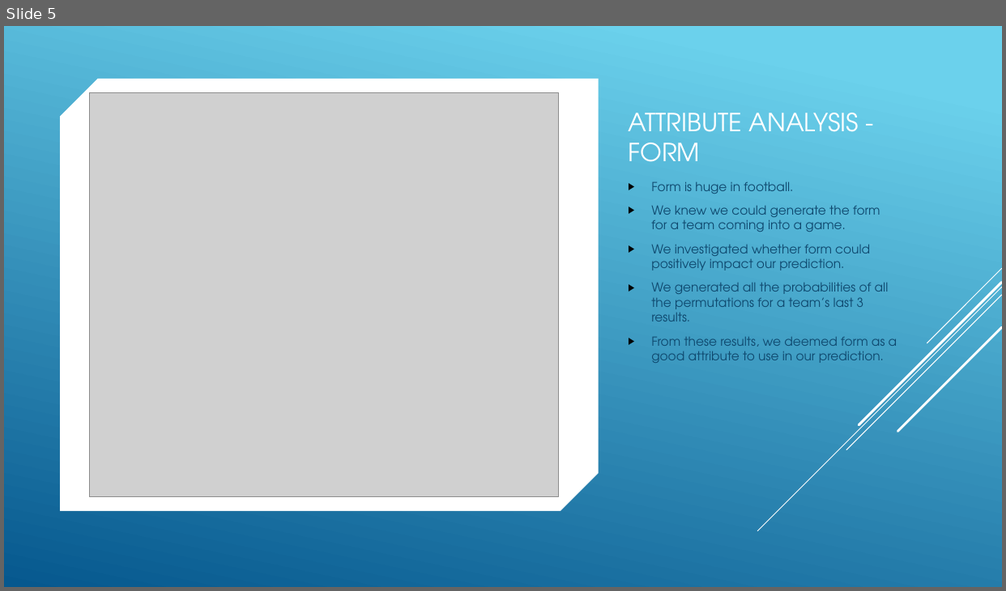
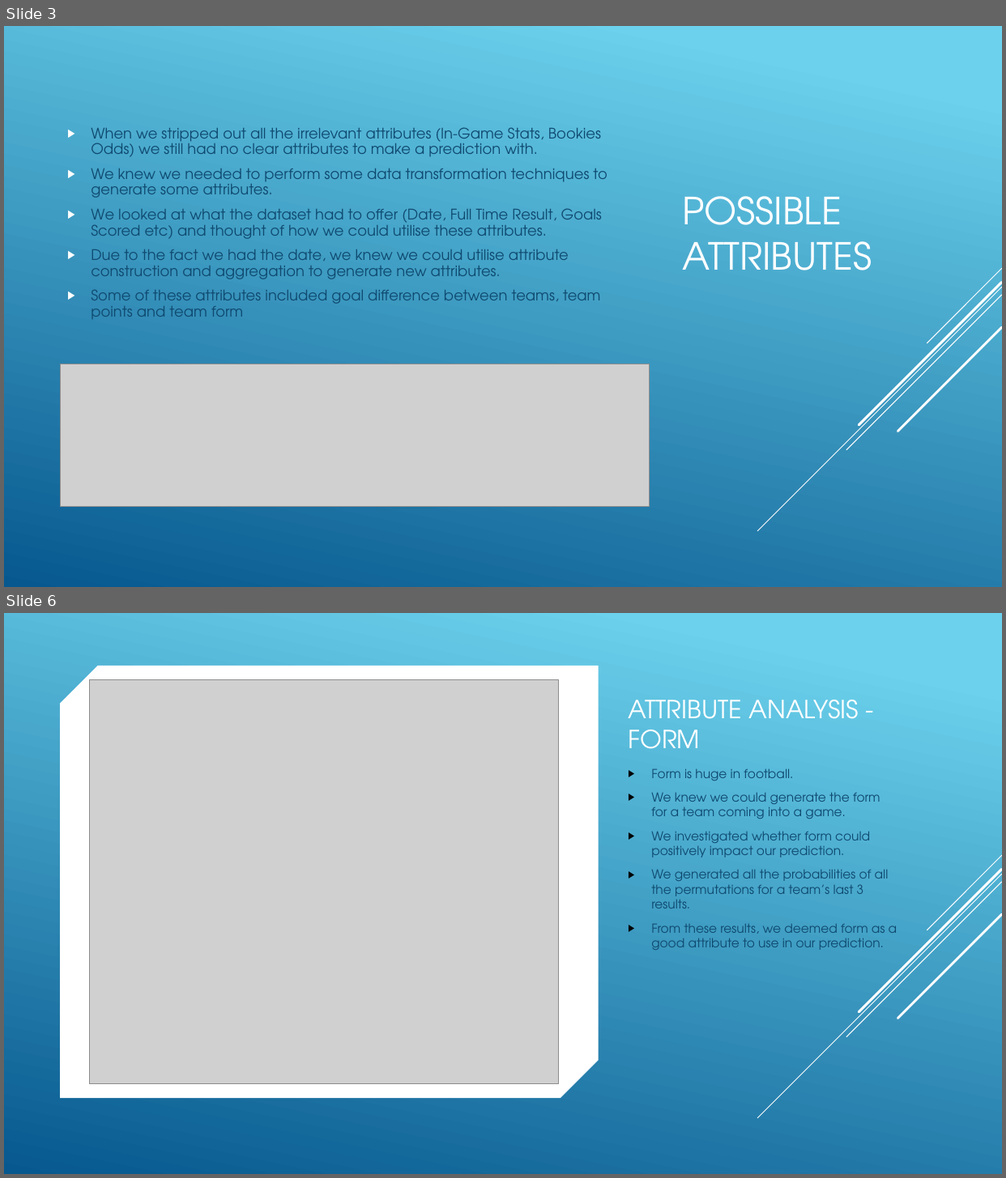
Before and after one commit to russell-brady/data-mining, a slide deck: Documents/WorkshopGroup40.pptx. Shown one above the other, each under a label of ours: slide 5 before the commit, slides 3 and 6 after it; the slides between them are not shown. The pictures are 1006x591 and 1006x1178 pixels, drawn with LibreOffice and Linux fonts; fonts in the diff are those of the drawing; grey boxes stand for pictures. Boxes give left, top, right and bottom in pixels: in the first picture for what was removed or moved away, otherwise in the second. Text is boxed around its words. In the diff, an @@ line names an element or a change of style, - is before the commit and + after.

```diff
--- a/Documents/WorkshopGroup40.pptx
+++ b/Documents/WorkshopGroup40.pptx
@@ slide 3 added at (4,26,1002,587), background gradient #6ED2EB to #06588E @@
@@ text added at (91,127,607,319), 14 pt, text #0F496F @@
+▶ When we stripped out all the irrelevant attributes (In-Game Stats, Bookies Odds) we still had no clear attributes to make a prediction with.
+▶ We knew we needed to perform some data transformation techniques to generate some attributes.
+▶ We looked at what the dataset had to offer (Date, Full Time Result, Goals Scored etc) and thought of how we could utilise these attributes.
+▶ Due to the fact we had the date, we knew we could utilise attribute construction and aggregation to generate new attributes.
+▶ Some of these attributes included goal difference between teams, team points and team form
@@ title added at (682,196,872,271), 36 pt, text #FFFFFF @@
+POSSIBLE ATTRIBUTES
@@ group added at (758,268,1002,531): 5 lines @@
@@ picture added at (60,365,650,507) @@
@@ what was slide 5 is now slide 6 @@
```
Also in this commit, not shown: 5 slides changed, 10 other files.
